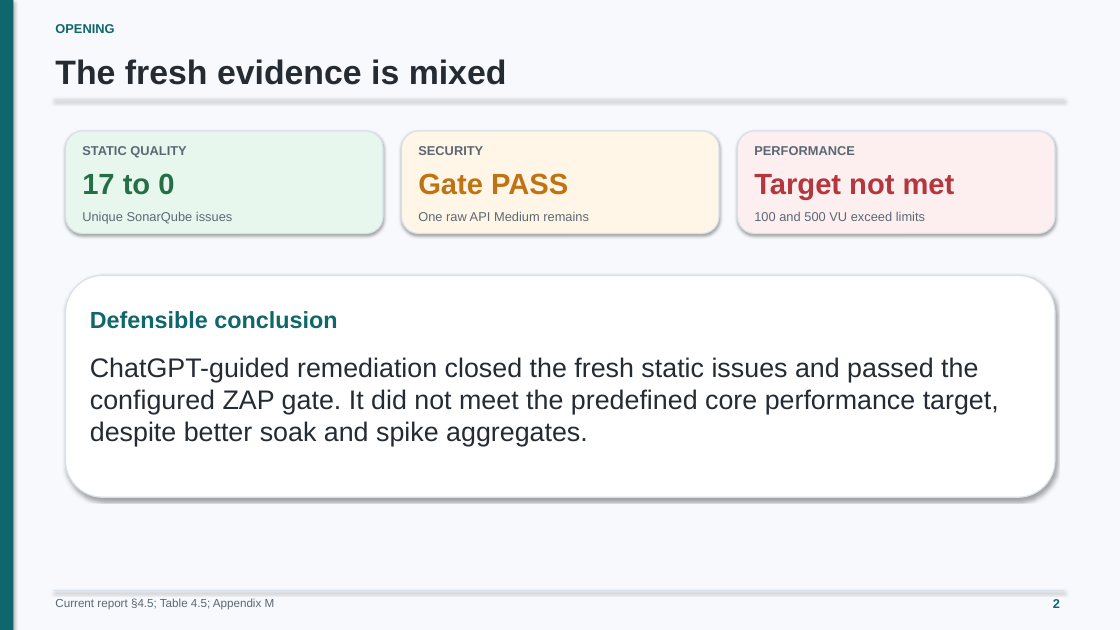
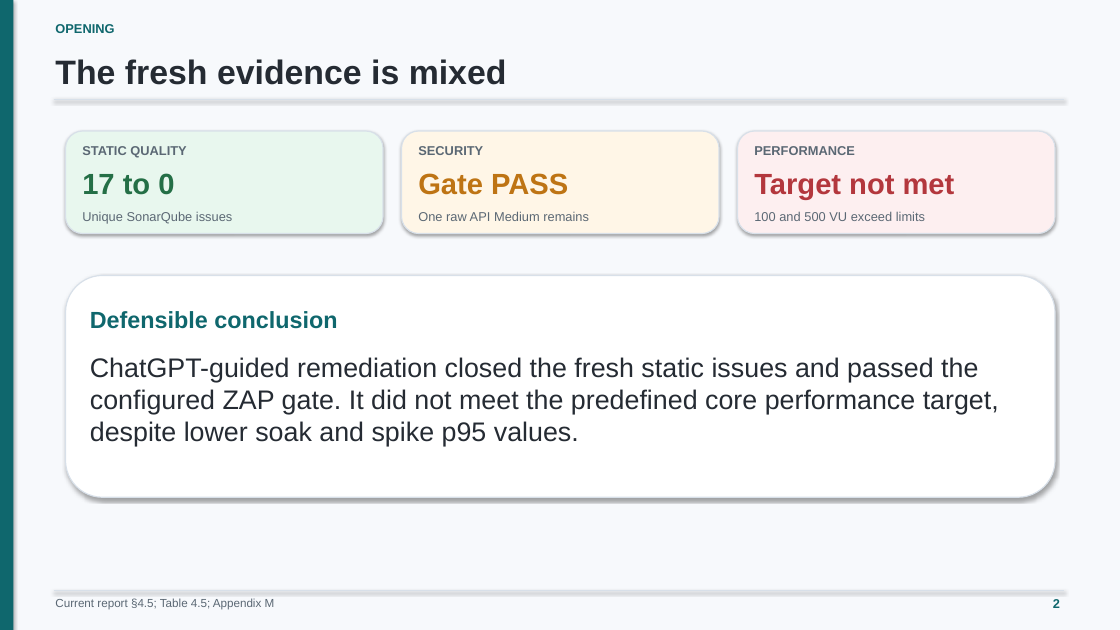
Before and after one commit to minatozaki98/financial-accounting, a slide deck: slide 2 of Document/outputs/final-defense/G6519692_Zaw_Ye_Htut_Ko_Final_Thesis_Defense.pptx. Drawn at 1120x630 pixels with LibreOffice and Linux fonts; fonts in the diff are those of the drawing. Boxes give left, top, right and bottom in pixels: in the first picture for what was removed or moved away, otherwise in the second. Text is boxed around its words. In the diff, an @@ line names an element or a change of style, - is before the commit and + after.

```diff
--- a/Document/outputs/final-defense/G6519692_Zaw_Ye_Htut_Ko_Final_Thesis_Defense.pptx
+++ b/Document/outputs/final-defense/G6519692_Zaw_Ye_Htut_Ko_Final_Thesis_Defense.pptx
@@ text at box(90, 357, 999, 447): text changed @@
-ChatGPT-guided remediation closed the fresh static issues and passed the configured ZAP gate. It did not meet the predefined core performance target, despite better soak and spike aggregates.
+ChatGPT-guided remediation closed the fresh static issues and passed the configured ZAP gate. It did not meet the predefined core performance target, despite lower soak and spike p95 values.
```
Also in this commit, not shown: 34 other slides changed, 5 slides added, 3 slides removed, 2 other files.
